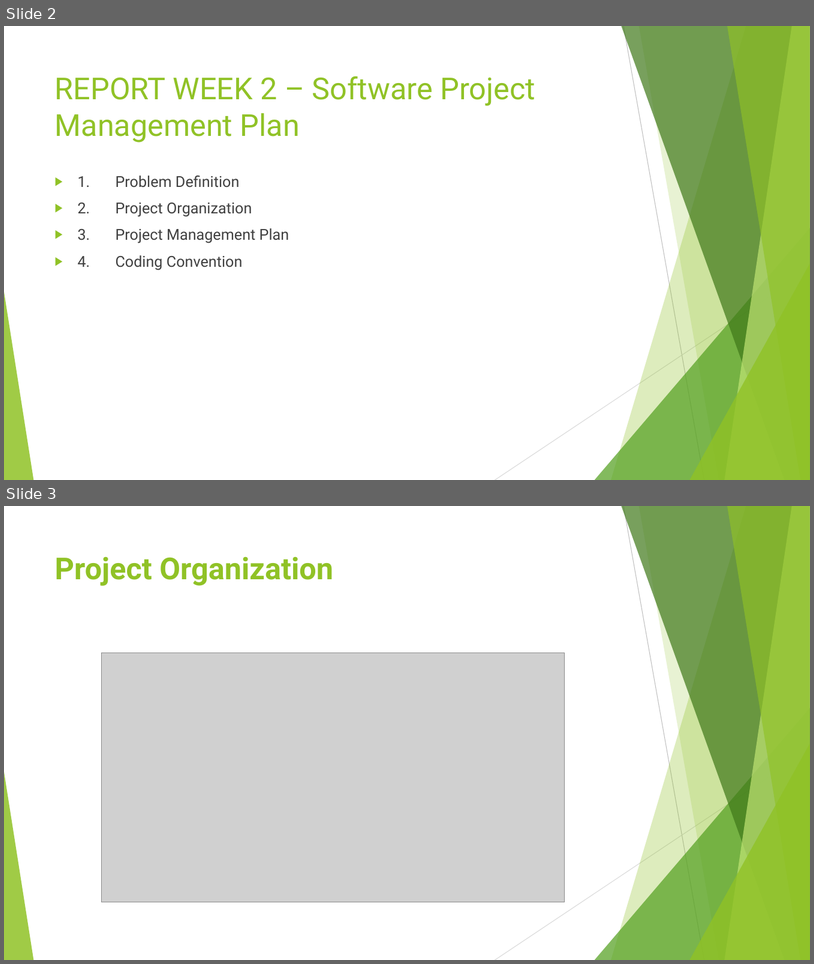
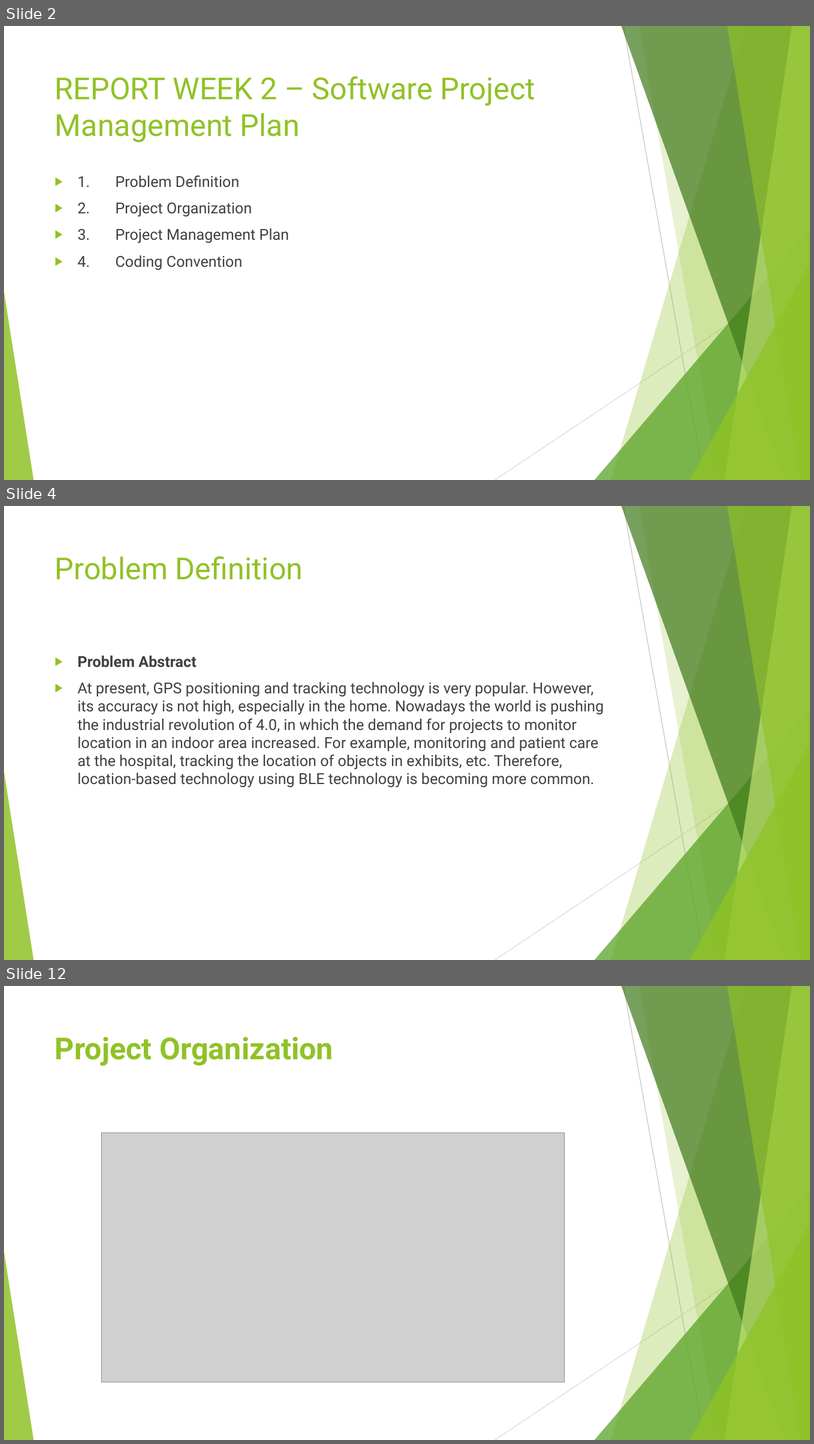
Before and after one commit to kingeni/CapstoneFU, a slide deck: document/Week_2/Report_Week_2.pptx. Shown one above the other, each under a label of ours: slides 2 and 3 before the commit, slides 2, 4 and 12 after it; the slides between them are not shown. The pictures are 814x964 and 814x1444 pixels, drawn with LibreOffice and Linux fonts; fonts in the diff are those of the drawing; grey boxes stand for pictures. Boxes give left, top, right and bottom in pixels: in the first picture for what was removed or moved away, otherwise in the second. Text is boxed around its words. In the diff, an @@ line names an element or a change of style, - is before the commit and + after.

```diff
--- a/document/Week_2/Report_Week_2.pptx
+++ b/document/Week_2/Report_Week_2.pptx
@@ slide 4 added at (4, 506, 810, 960), background #FFFFFF; not listed: 10 template elements that a slide beside it also shows @@
@@ title added at (55, 556, 303, 580), 36 pt, text #90C226 @@
+Problem Definition
@@ text added at (78, 655, 604, 787), 18 pt, text #404040 @@
+▶ Problem Abstract
+▶ At present, GPS positioning and tracking technology is very popular. However, its accuracy is not high, especially in the home. Nowadays the world is pushing the industrial revolution of 4.0, in which the demand for projects to monitor location in an indoor area increased. For example, monitoring and patient care at the hospital, tracking the location of objects in exhibits, etc. Therefore, location-based technology using BLE technology is becoming more common.
@@ what was slide 3 is now slide 12 @@
```
Also in this commit, not shown: 1 slide changed, 9 other slides added, 1 slide removed, 17 other files.
